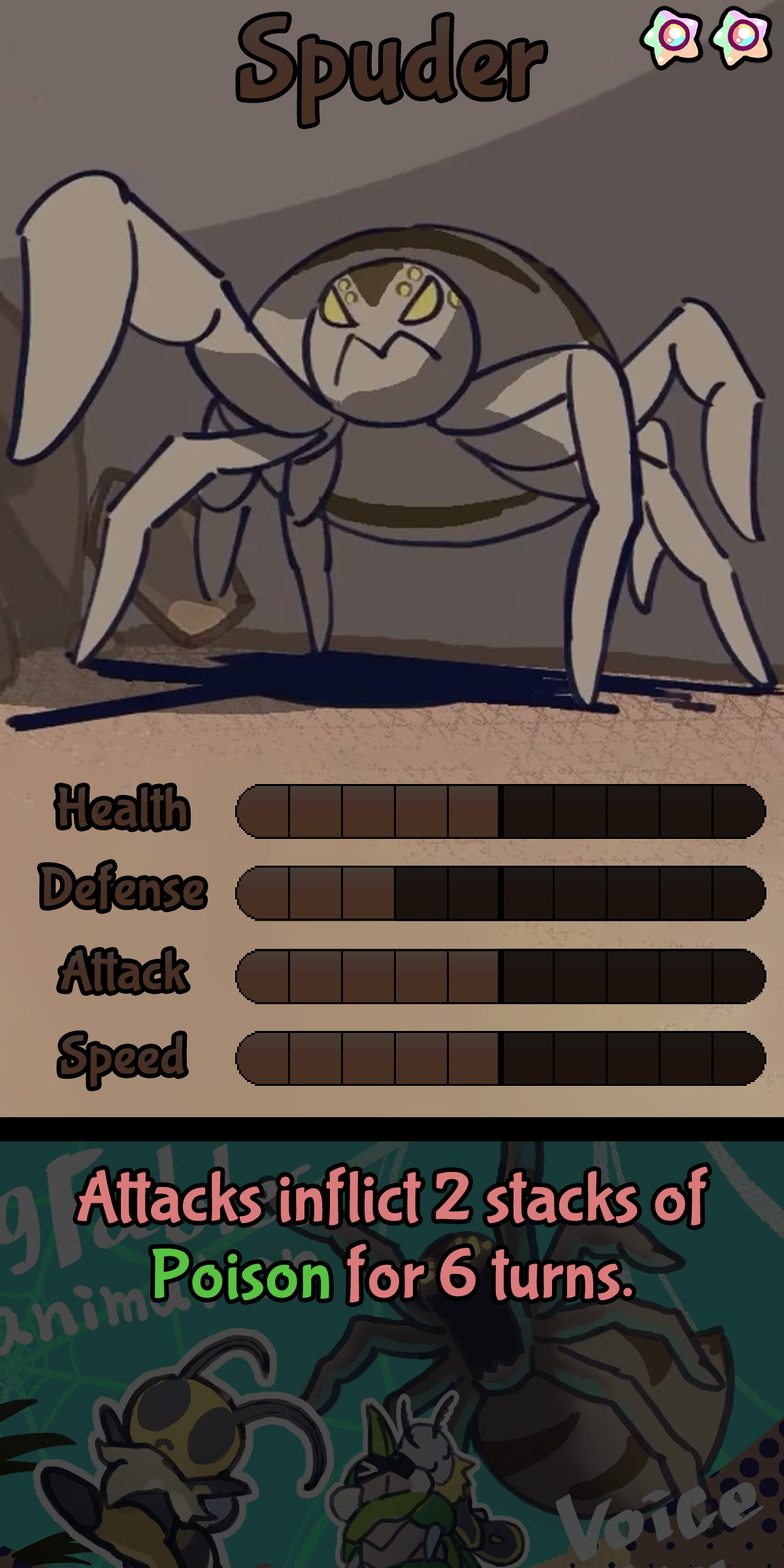
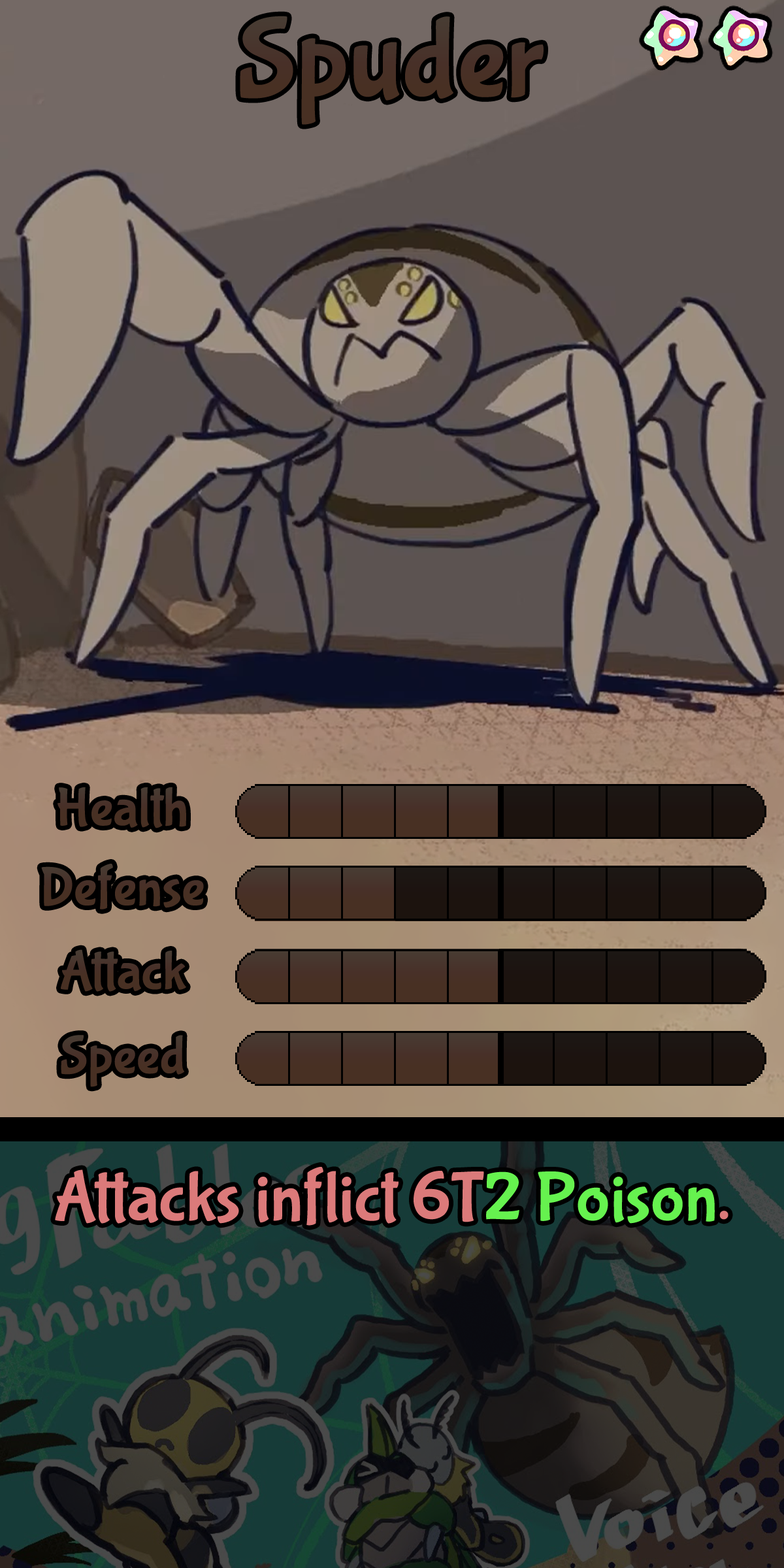
Layered file, before and after one edit (784×1568). Changes by layer:
painted on "Ability" over [left=54, top=1166, right=729, bottom=1303]